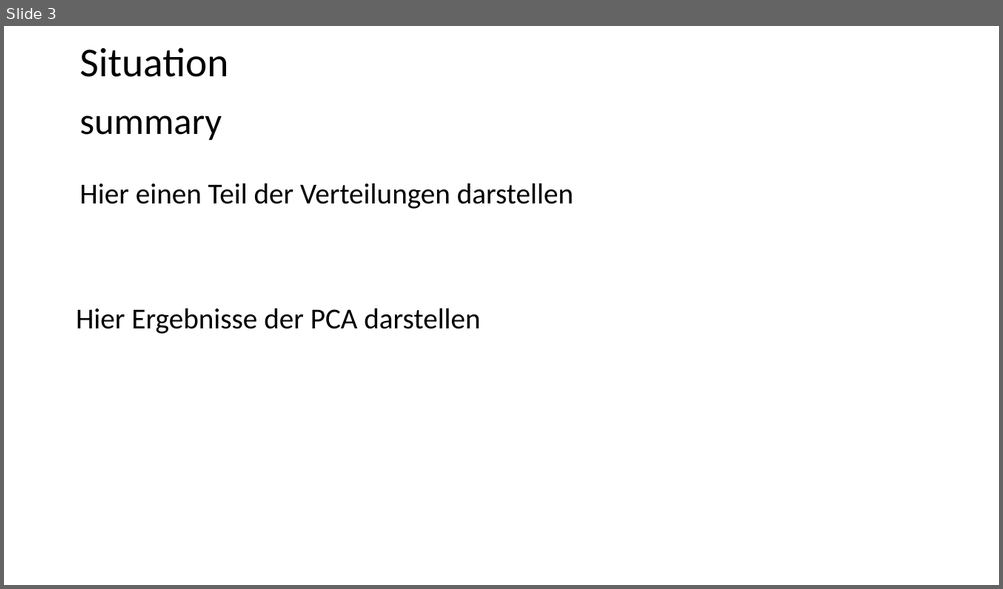
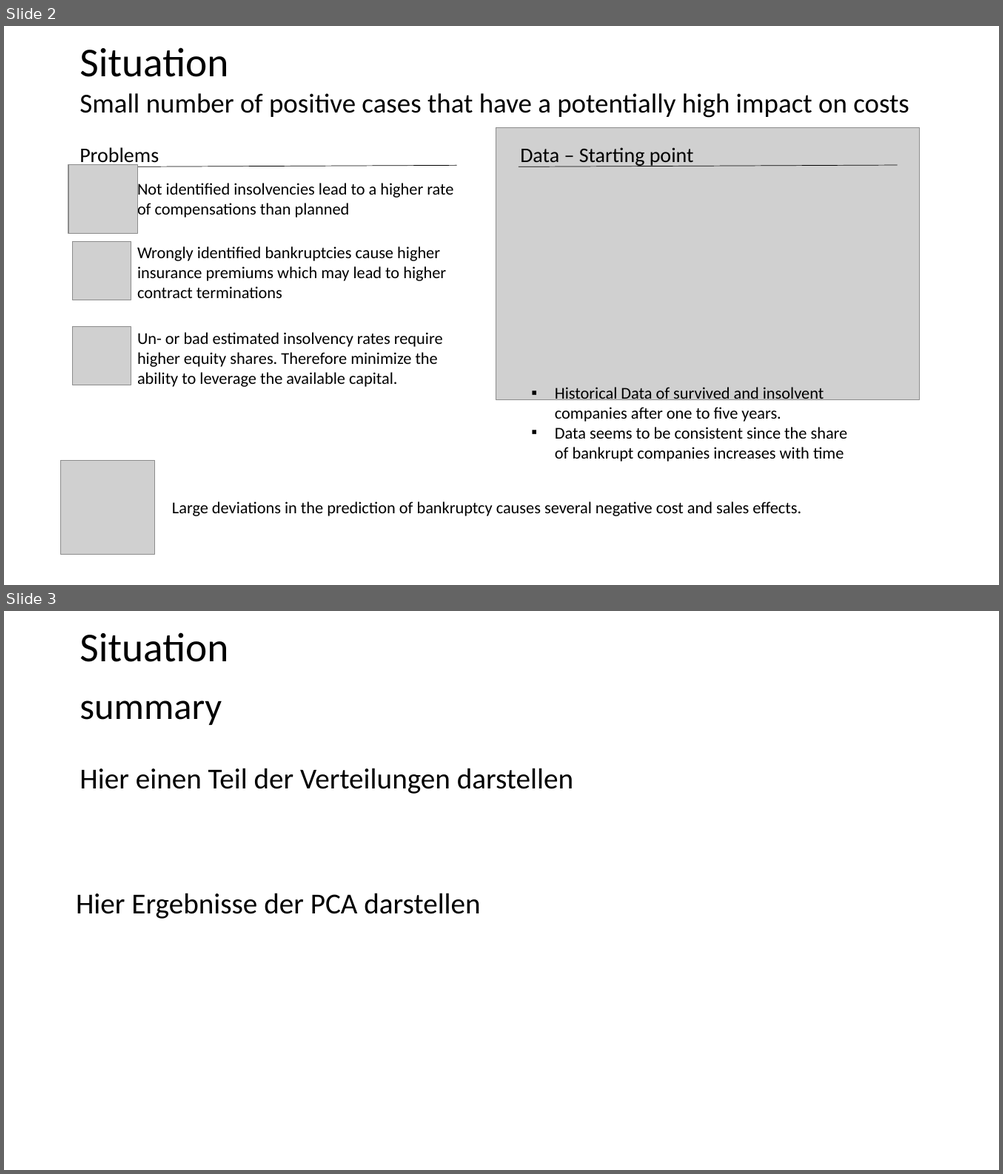
Before and after one commit to FelixKleineBoesing/InsolvencyPred, a slide deck: docs/final_presentation.pptx. Shown one above the other, each under a label of ours: slide 3 before the commit, slides 2 and 3 after it. The pictures are 1003x589 and 1003x1174 pixels, drawn with LibreOffice and Linux fonts; fonts in the diff are those of the drawing; grey boxes stand for pictures. Boxes give left, top, right and bottom in pixels: in the first picture for what was removed or moved away, otherwise in the second. Text is boxed around its words. In the diff, an @@ line names an element or a change of style, - is before the commit and + after.

```diff
--- a/docs/final_presentation.pptx
+++ b/docs/final_presentation.pptx
@@ slide 2 added at (x1=4, y1=26, x2=999, y2=585), background #FFFFFF @@
@@ title added at (x1=79, y1=47, x2=228, y2=77), 39.6 pt, text #000000 @@
+Situation
@@ text added at (x1=79, y1=93, x2=909, y2=118), 26.4 pt, text #000000 @@
+Small number of positive cases that have a potentially high impact on costs
@@ picture added at (x1=495, y1=127, x2=919, y2=400) @@
@@ text added at (x1=79, y1=147, x2=159, y2=167), 20 pt, text #000000 @@
+Problems
@@ text added at (x1=520, y1=147, x2=694, y2=167), 20 pt, text #000000 @@
+Data – Starting point
@@ picture added at (x1=68, y1=165, x2=137, y2=234) @@
@@ line added from (78, 167) to (457, 166), #000000 0.5 pt @@
@@ text added at (x1=137, y1=181, x2=453, y2=219), 16 pt, text #000000 @@
+Not identified insolvencies lead to a higher rate of compensations than planned
@@ line added from (518, 167) to (897, 166), #000000 0.5 pt @@
@@ picture added at (x1=73, y1=241, x2=131, y2=301) @@
@@ text added at (x1=137, y1=247, x2=446, y2=298), 16 pt, text #000000 @@
+Wrongly identified bankruptcies cause higher insurance premiums which may lead to higher contract terminations
@@ picture added at (x1=73, y1=326, x2=131, y2=386) @@
@@ text added at (x1=137, y1=332, x2=443, y2=387), 16 pt, text #000000 @@
+Un- or bad estimated insolvency rates require higher equity shares. Therefore minimize the ability to leverage the available capital.
@@ text added at (x1=555, y1=387, x2=848, y2=462), 16 pt, text #000000 @@
+▪ Historical Data of survived and insolvent companies after one to five years.
+▪ Data seems to be consistent since the share of bankrupt companies increases with time
@@ picture added at (x1=61, y1=461, x2=155, y2=555) @@
@@ text added at (x1=172, y1=502, x2=801, y2=517), 16 pt, text #000000 @@
+Large deviations in the prediction of bankruptcy causes several negative cost and sales effects.
```
Also in this commit, not shown: 1 slide changed, 1 other slide added, 1 slide removed, 5 other files.
